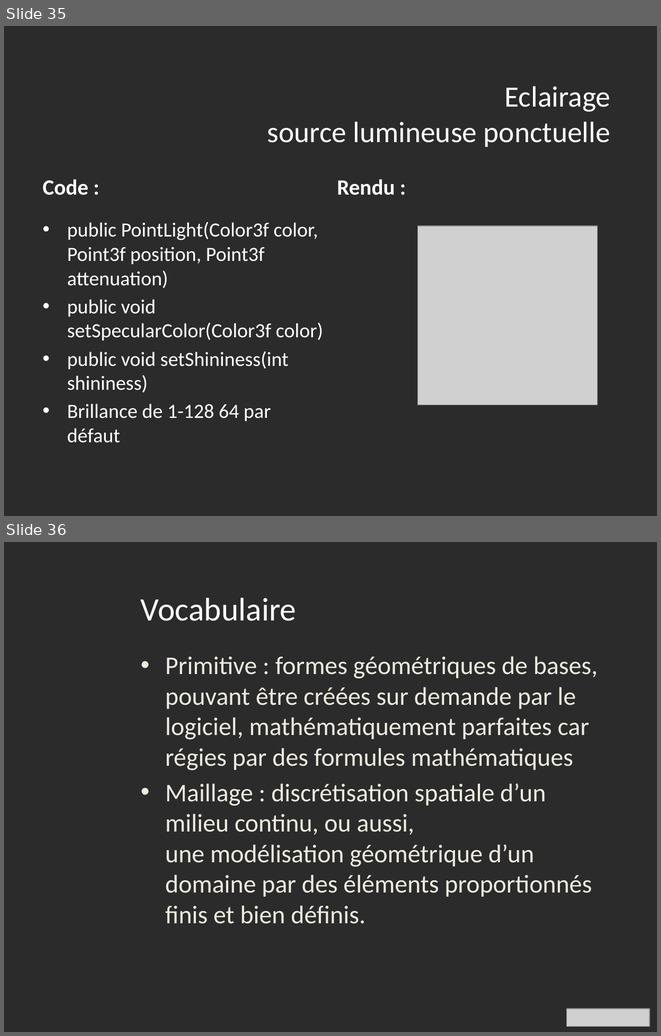
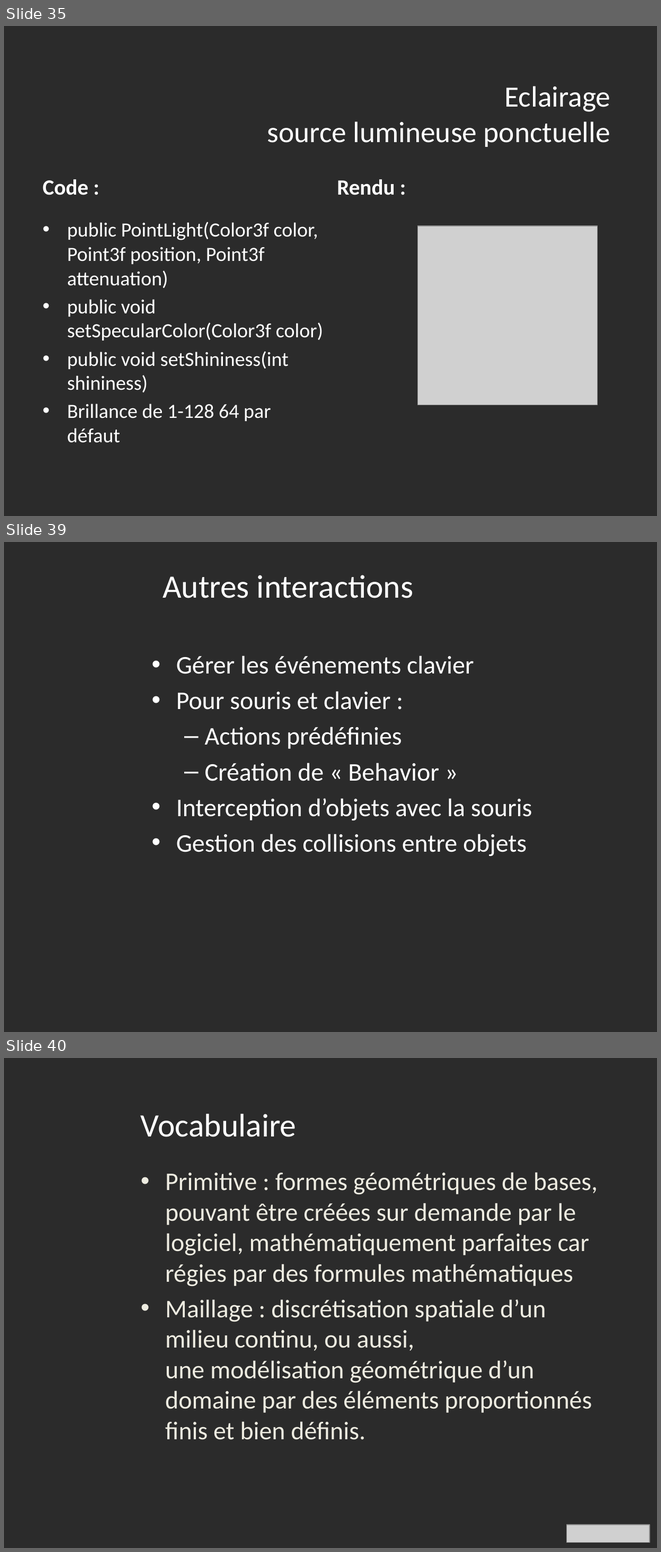
Before and after one commit to IlsanS/Math3D, a slide deck: powerpoint/Presentation1_ilsan.pptx. Shown one above the other, each under a label of ours: slides 35 and 36 before the commit, slides 35, 39 and 40 after it; the slides between them are not shown. The pictures are 661x1036 and 661x1552 pixels, drawn with LibreOffice and Linux fonts; fonts in the diff are those of the drawing; grey boxes stand for pictures; background and template pictures are left out; a plain dark background stands for a picture behind light text. Boxes give left, top, right and bottom in pixels: in the first picture for what was removed or moved away, otherwise in the second. Text is boxed around its words. In the diff, an @@ line names an element or a change of style, - is before the commit and + after.

```diff
--- a/powerpoint/Presentation1_ilsan.pptx
+++ b/powerpoint/Presentation1_ilsan.pptx
@@ slide 39 added at (x1=4, y1=542, x2=657, y2=1032), background picture (left out) @@
@@ title added at (x1=162, y1=575, x2=413, y2=598), 36 pt, text #FFFFFF @@
+Autres interactions
@@ text added at (x1=176, y1=655, x2=532, y2=856), 28 pt, text #FFFFFF @@
+• Gérer les événements clavier
+• Pour souris et clavier :
+  – Actions prédéfinies
+  – Création de « Behavior »
+• Interception d’objets avec la souris
+• Gestion des collisions entre objets
@@ what was slide 36 is now slide 40 @@
```
Also in this commit, not shown: 1 slide changed, 3 other slides added, 3 other files.
